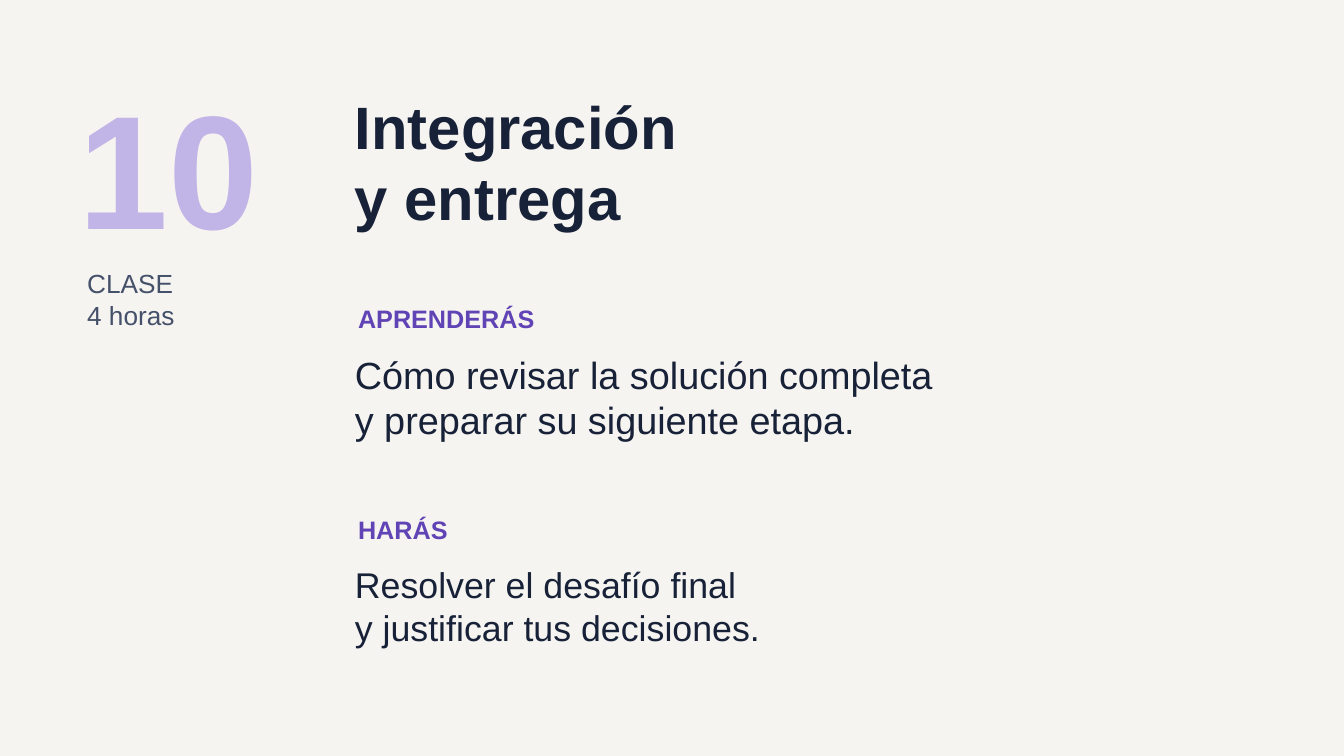
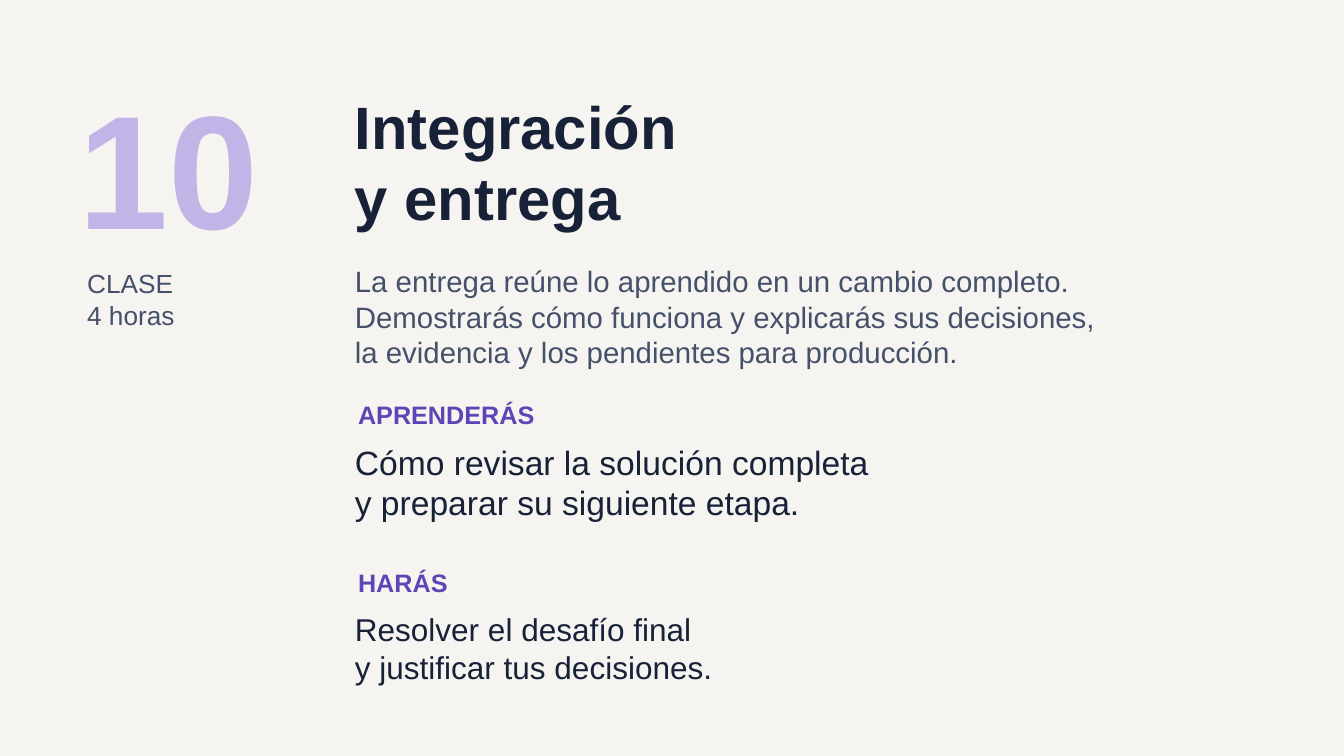
Before and after one commit to ychavez/CursoNETIA, a slide deck: slide 13 of instructor/clases/00-presentacion-alumnos.pptx. Drawn at 1344x756 pixels with LibreOffice and Linux fonts; fonts in the diff are those of the drawing. Boxes give left, top, right and bottom in pixels: in the first picture for what was removed or moved away, otherwise in the second. Text is boxed around its words. In the diff, an @@ line names an element or a change of style, - is before the commit and + after.

```diff
--- a/instructor/clases/00-presentacion-alumnos.pptx
+++ b/instructor/clases/00-presentacion-alumnos.pptx
@@ text added at [355,270,1095,369], 21 pt, text #45516A @@
+La entrega reúne lo aprendido en un cambio completo.
+Demostrarás cómo funciona y explicarás sus decisiones,
+la evidencia y los pendientes para producción.
@@ text "APRENDERÁS": place and size @@
-text "APRENDERÁS" at [358,308,534,329]
+text "APRENDERÁS" at [358,403,534,425]
@@ text "Cómo revisar la solución completa": place and size @@
-text "Cómo revisar la solución completa" at [355,361,932,442]
+text "Cómo revisar la solución completa" at [355,450,868,522]
@@ text "Cómo revisar la solución completa" at [355,450,868,522]: size 27 to 24 pt @@
@@ text "HARÁS": place and size @@
-text "HARÁS" at [358,519,448,540]
+text "HARÁS" at [358,571,448,593]
@@ text "Resolver el desafío final": place and size @@
-text "Resolver el desafío final" at [355,571,760,648]
+text "Resolver el desafío final" at [355,617,712,685]
@@ text "Resolver el desafío final" at [355,617,712,685]: size 25.5 to 22.5 pt @@
```
Also in this commit, not shown: 9 other slides changed, 1 other file.
